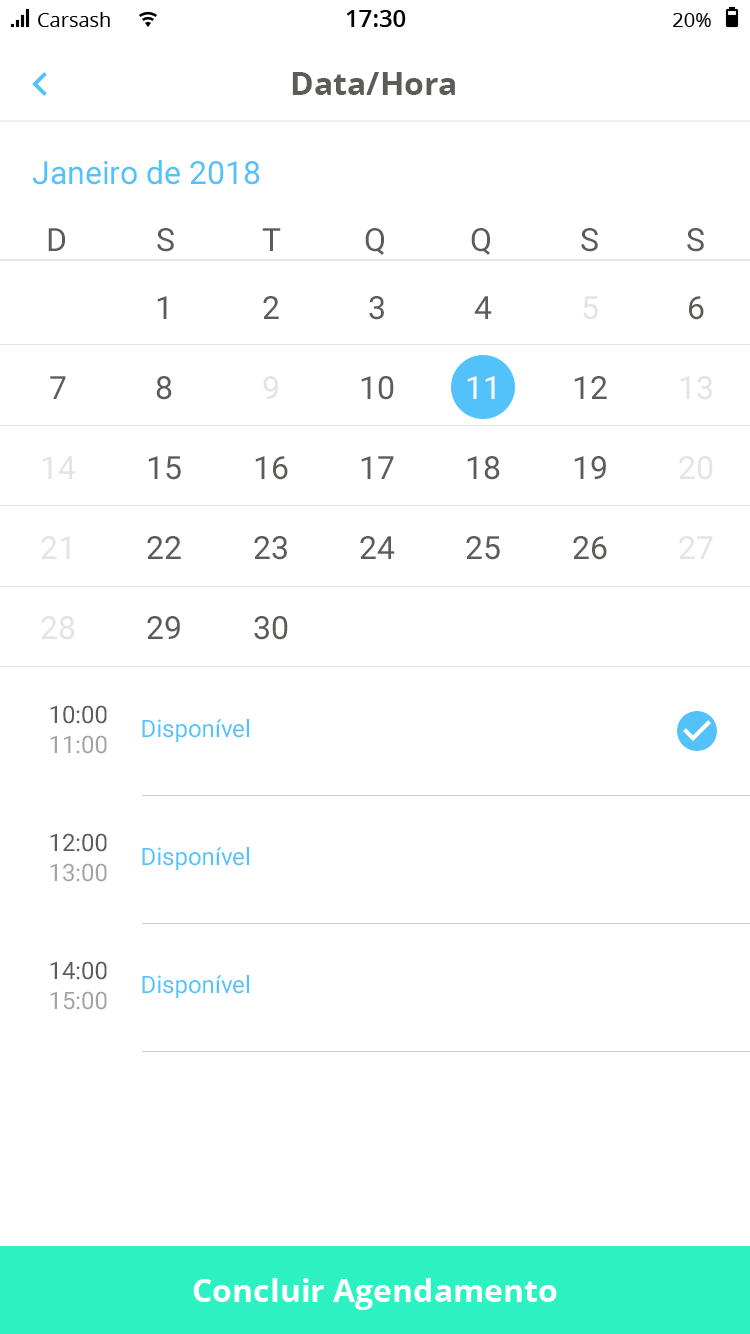
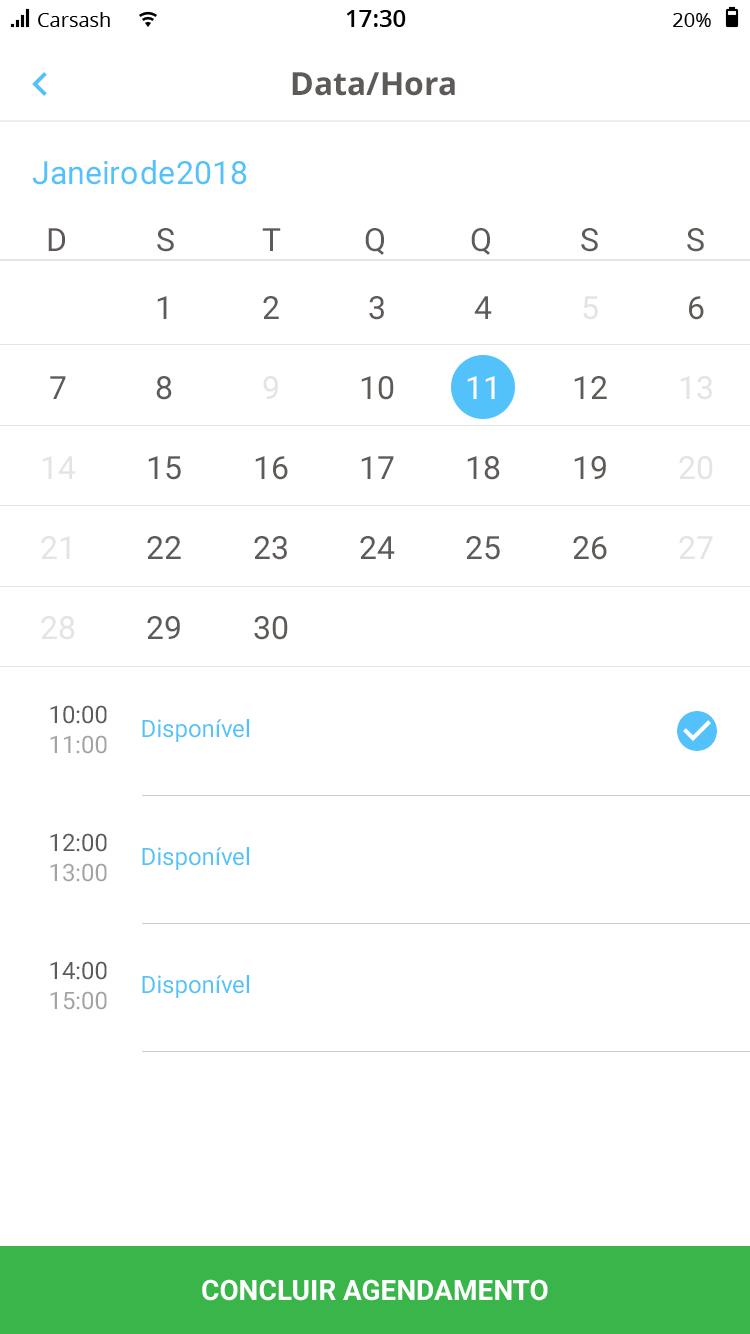
Comparing the layer stacks of the two 750 x 1334 images. Changes:
painted on "Janeiro de 2018" over [141, 160, 260, 185]
painted on "Data/Hora" over [292, 72, 455, 96]
painted on "Bar2111 copiar 2 copy 4" over [0, 1246, 750, 1334]
